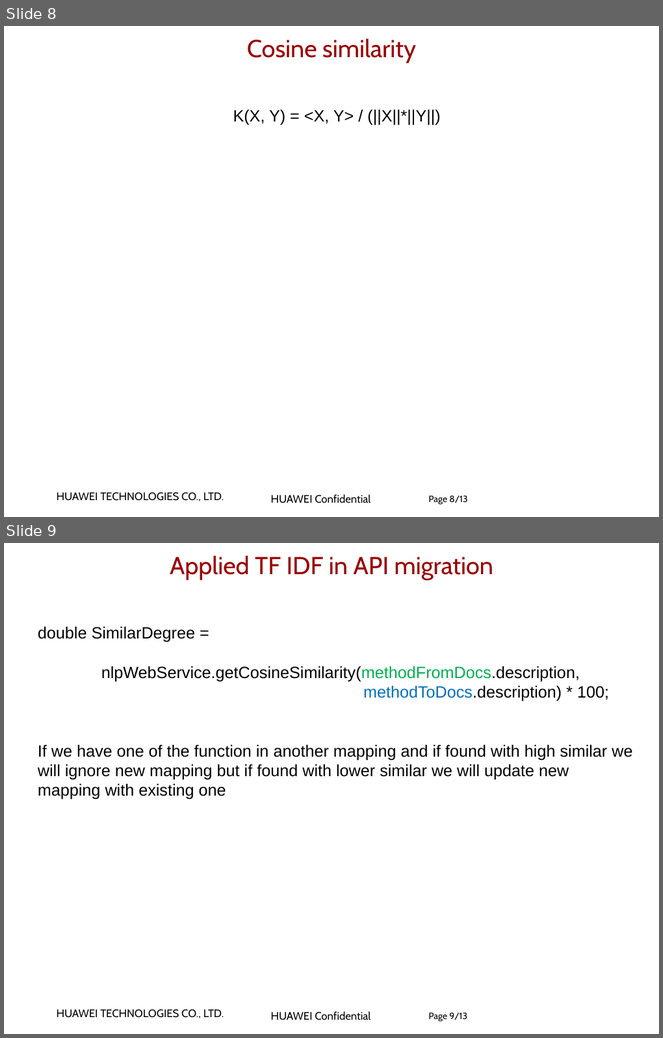
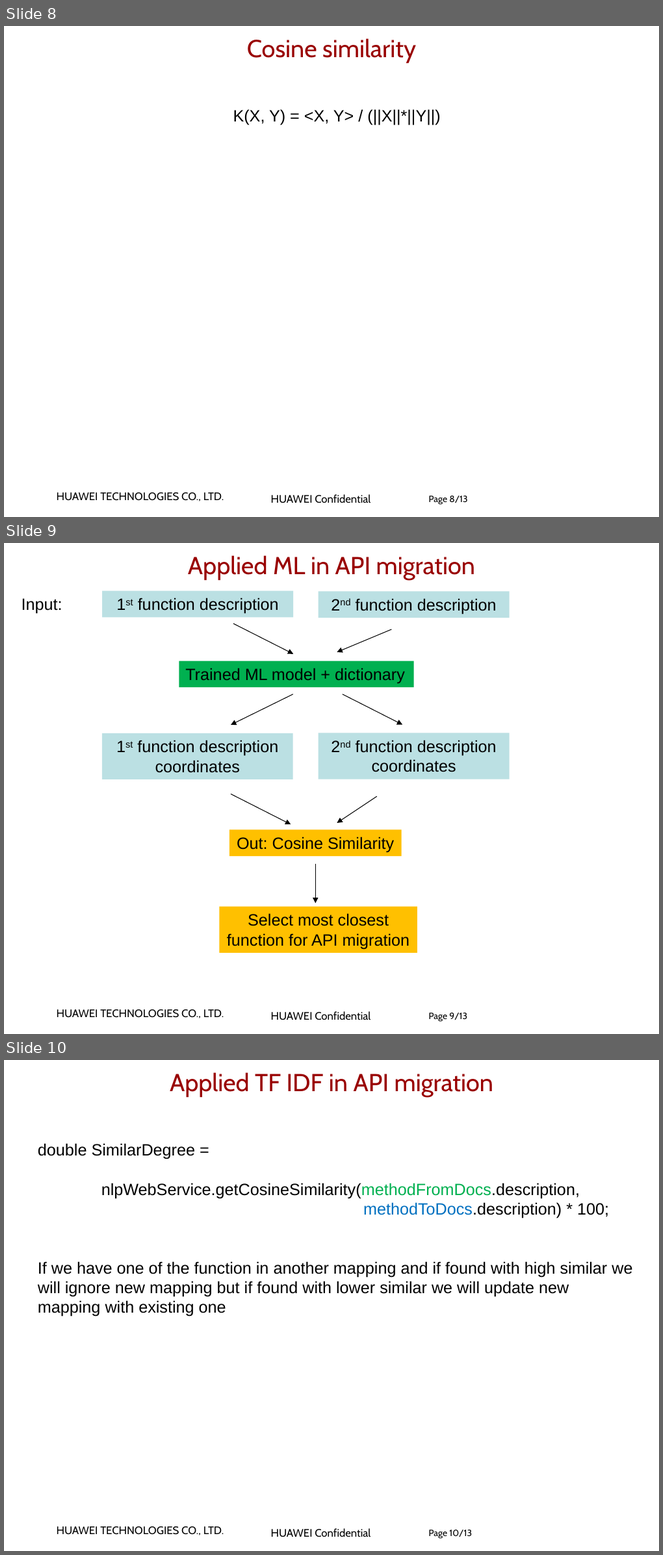
Before and after one commit to zuoqin/MigrationsNLP, a slide deck: materials/Project Presentation.pptx. Shown one above the other, each under a label of ours: slides 8 and 9 before the commit, slides 8, 9 and 10 after it. The pictures are 663x1038 and 663x1555 pixels, drawn with LibreOffice and Linux fonts; fonts in the diff are those of the drawing; background and template pictures are left out. Boxes give left, top, right and bottom in pixels: in the first picture for what was removed or moved away, otherwise in the second. Text is boxed around its words. In the diff, an @@ line names an element or a change of style, - is before the commit and + after.

Commit message:
Enhance project presentation

```diff
--- a/materials/Project Presentation.pptx
+++ b/materials/Project Presentation.pptx
@@ slide 9 added at [4, 543, 659, 1034], background #FFFFFF; not listed: 2 template elements that a slide beside it also shows @@
@@ title added at [188, 555, 475, 580], 27 pt, text #990000 @@
+Applied ML in API migration
@@ text added at [22, 598, 62, 614], 18 pt, text #000000 @@
+Input:
@@ rectangle added at [102, 591, 294, 617], fill #BBE0E3, 18 pt, text #000000 @@
+1st function description
@@ rectangle added at [319, 592, 510, 618], fill #BBE0E3, 18 pt, text #000000 @@
+2nd function description
@@ arrow added from (233, 624) to (294, 653), #000000 0.75 pt @@
@@ arrow added from (392, 629) to (337, 652), #000000 0.75 pt @@
@@ rectangle added at [179, 661, 414, 687], fill #00B050, 18 pt, text #000000 @@
+Trained ML model + dictionary
@@ arrow added from (293, 694) to (231, 725), #000000 0.75 pt @@
@@ arrow added from (343, 694) to (402, 724), #000000 0.75 pt @@
@@ rectangle added at [102, 733, 294, 780], fill #BBE0E3, 18 pt, text #000000 @@
+1st function description coordinates
@@ rectangle added at [319, 733, 510, 780], fill #BBE0E3, 18 pt, text #000000 @@
+2nd function description coordinates
@@ arrow added from (231, 794) to (291, 824), #000000 0.75 pt @@
@@ arrow added from (377, 797) to (337, 823), #000000 0.75 pt @@
@@ rectangle added at [230, 830, 402, 856], fill #FFC000, 18 pt, text #000000 @@
+Out: Cosine Similarity
@@ arrow added from (316, 864) to (316, 903), #000000 0.75 pt @@
@@ rectangle added at [220, 906, 417, 953], fill #FFC000, 18 pt, text #000000 @@
+Select most closest
+function for API migration
@@ page number added at [429, 1013, 467, 1022], 10 pt, text #000000 @@
+Page 9/13
@@ what was slide 9 is now slide 10 @@
@@ page number at [429, 1530, 472, 1539]: text changed @@
-Page 9/13
+Page 10/13
```
